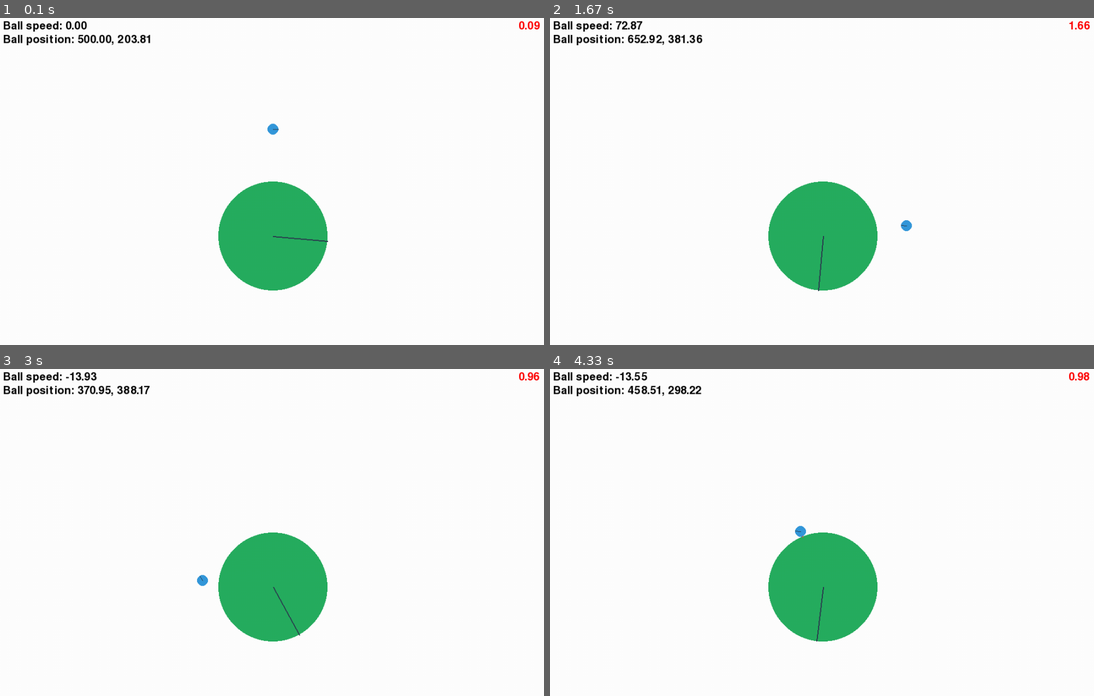
Above: before the commit, frames 1-4 (two rows, left to right).
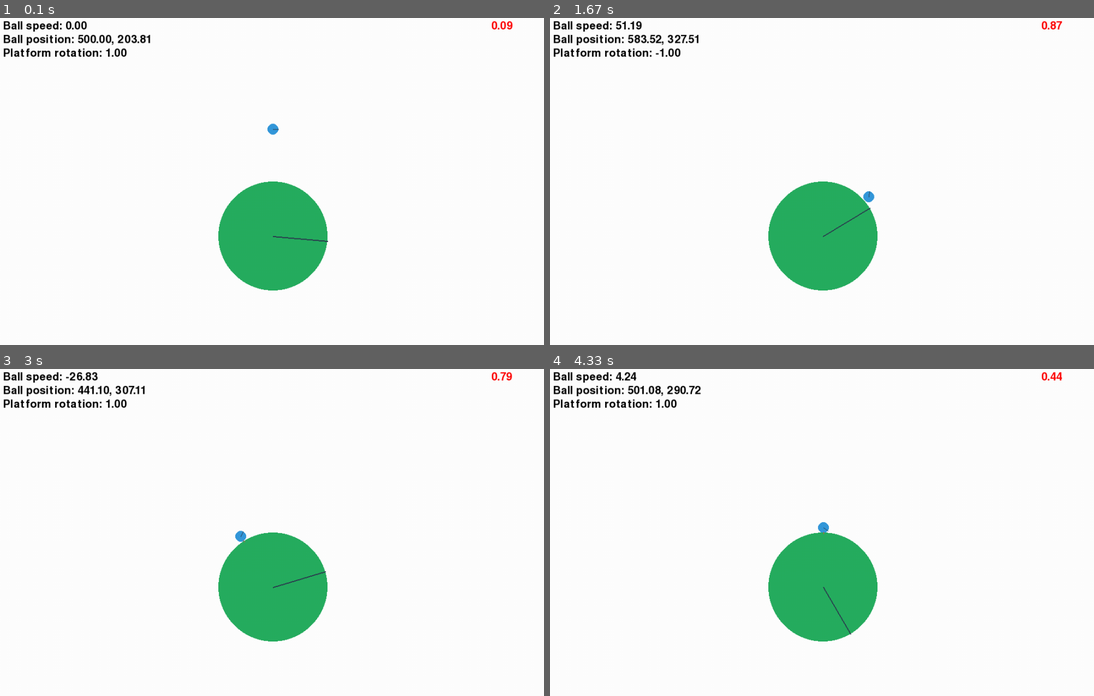
Above: after the commit, the same moments.

Repository: LWL220184016/Balancing_Ball_for_RL
Game: pygame game, started from run.py
The game is run twice, just before and just after one commit, with the same random seed, the same clock (stepped at 60 frames per second) and the same inputs.
Inputs:
- Up to frame 1 (0.1 s): no input
- Up to frame 2 (1.67 s): hold R 0.33-0.8 s; hold Right 0.33-0.8 s; hold Right 0.83-1.3 s; hold Right from 1.33 s (still down)
- Up to frame 3 (3 s): release Right at 1.8 s; hold Left 1.83-2.37 s; hold Left 2.4-2.8 s; hold Right from 2.83 s (still down)
- Up to frame 4 (4.33 s): release Right at 3.47 s; hold Left 3.5-3.97 s; hold Right from 4 s (still down)

The runs differ from the first frame. In frame 1, 0.4% of the frame differs, in the area x 0-100%, y 0-12%; in frame 2, 0.9%; in frame 3, 1.0%, in the area x 0-100%, y 0-82%; in frame 4, 0.9%.

Commit message:
1.1 improve format

Diff:
--- a/run.py
+++ b/run.py
@@ -1,53 +1,71 @@
 import pymunk
 import pygame
 import sys
+import random
+import time
 
 from shapes.circle import Circle
 from pymunk.pygame_util import DrawOptions
 
+# Constants
 WINDOW_X = 1000
 WINDOW_Y = 600
+FPS = 120
+BACKGROUND_COLOR = (255, 255, 255)  # white
 
-space = pymunk.Space() # 创建一个pymunk物理空间
-space.gravity = (0, 1000) # 添加重力
-space.damping = 0.9 # 空氣阻力, 物體每秒損失 1-space.damping 的速度
+# Initialize Pymunk physics
+space = pymunk.Space()  # 创建一个pymunk物理空间
+space.gravity = (0, 1000)  # 添加重力
+space.damping = 0.9  # 空氣阻力, 物體每秒損失 1-space.damping 的速度
 
-dynamic_body = pymunk.Body() # 動態身體, DYNAMIC 是預設的
+# Initialize bodies
+dynamic_body = pymunk.Body()  # 動態身體, DYNAMIC 是預設的
 kinematic_body = pymunk.Body(body_type=pymunk.Body.KINEMATIC)
 kinematic_body.position = (WINDOW_X / 2, 400)
 kinematic_body.angular_velocity = 1  # 设置角速度（弧度/秒）
+default_kinematic_position = kinematic_body.position
 
+# Create ball
 circle1 = Circle(
-    position = (WINDOW_X / 2, 200),
-    velocity = (0, 0),
-    body = dynamic_body,
-    shape_radio = 10,
-    shape_friction = 100,
+    position=(WINDOW_X / 2, 200),
+    velocity=(0, 0),
+    body=dynamic_body,
+    shape_radio=10,
+    shape_friction=100,
 )
 
-width, height, radio= 100, 100, 100
-# rotating_object = pymunk.Poly.create_box(kinematic_body, (width, height))
+# Create platform
+radio = 100
 rotating_object = pymunk.Circle(kinematic_body, radio)
 rotating_object.mass = 1  # 质量对 Kinematic 物体无意义，但需要避免除以零错误
 rotating_object.friction = 0.7
 
-space.add(dynamic_body, kinematic_body, circle1.shape, rotating_object) # 将身体和形状加入 pymunk 空间
+# Add all objects to space
+space.add(dynamic_body, kinematic_body, circle1.shape, rotating_object)
+
+def reset_game():
+    """Reset the game state to initial conditions with random rotation"""
+    circle1.reset()
+    kinematic_body.position = default_kinematic_position
+    rotate_speed = random.randrange(-1, 2, 2)
+    kinematic_body.angular_velocity = rotate_speed
+    return time.time()
 
 if __name__ == "__main__":
-    import random
-    import time
     from record import Recorder
 
+    # Initialize pygame and recorder
+    pygame.init()
     recorder = Recorder("game_history_record")
-    pygame.init()
     screen = pygame.display.set_mode((WINDOW_X, WINDOW_Y))
     draw_options = DrawOptions(screen)
-    background_color = (255, 255, 255) # white
-    fps = 120 # frame per second
     clock = pygame.time.Clock()
+    font = pygame.font.Font(None, 30)
 
     game_duration = time.time()
+
     while True:
+        # Handle events
         for event in pygame.event.get():
             if event.type == pygame.QUIT:
                 pygame.quit()
@@ -61,45 +79,38 @@
         if keys[pygame.K_RIGHT]:
             dynamic_body.angular_velocity += 1
         if keys[pygame.K_r]:
-            circle1.reset()
+            game_duration = reset_game()
 
-        # if keys[pygame.K_UP]:
-        #     character_pos[1] -= character_speed
-        # if keys[pygame.K_DOWN]:
-        #     character_pos[1] += character_speed
+        # Check if ball falls off screen
+        if dynamic_body.position[1] > WINDOW_Y:
+            game_total_duration = time.time() - game_duration
+            recorder.add_no_limit(game_total_duration)
+            game_duration = reset_game()
 
-        if dynamic_body.position[1] > 600:
-            game_total_duration = time.time() - game_duration
-            game_duration = time.time()
-            dynamic_body.angular_velocity = 0
-            circle1.reset()
-            recorder.add_no_limit(game_total_duration)
-
-            rotate_speed = random.randrange(-1, 2, 2)
-            kinematic_body.angular_velocity = rotate_speed
-
-
-        s = "FPS: {}".format(clock.get_fps())
-        pygame.display.set_caption(s)
-        screen.fill(background_color)
+        # Update display
+        pygame.display.set_caption(f"FPS: {clock.get_fps():.1f}")
+        screen.fill(BACKGROUND_COLOR)
         space.debug_draw(draw_options)
 
-        font = pygame.font.Font(None, 30)
-        text1 = f"""Ball speed: {format(dynamic_body.angular_velocity, ".2f")}
-Ball position: {format(dynamic_body.position[0], ".2f")}, {format(dynamic_body.position[1], ".2f")}
-"""
+        # Display information
+        text1 = f"""Ball speed: {dynamic_body.angular_velocity:.2f}
+Ball position: {dynamic_body.position[0]:.2f}, {dynamic_body.position[1]:.2f}
+Platform rotation: {kinematic_body.angular_velocity:.2f}"""
+
         y = 5
         for line in text1.splitlines():
-            text1 = font.render(line, True, pygame.Color("black"))
-            screen.blit(text1, (5, y))
+            rendered_text = font.render(line, True, pygame.Color("black"))
+            screen.blit(rendered_text, (5, y))
             y += 25
 
-        text2 = f"{format(time.time() - game_duration, '.2f')}"
-        y = 5
-        text2 = font.render(text2, True, pygame.Color("red"))
-        screen.blit(text2, (WINDOW_X - 50, y))
+        # Display timer
+        timer_text = f"{time.time() - game_duration:.2f}"
+        rendered_timer = font.render(timer_text, True, pygame.Color("red"))
+        screen.blit(rendered_timer, (WINDOW_X - 100, 5))
 
-        space.step(1 / fps)
+        # Update physics
+        space.step(1 / FPS)
 
+        # Refresh display
         pygame.display.flip()
-        clock.tick(fps)
+        clock.tick(FPS)
--- a/shapes/circle.py
+++ b/shapes/circle.py
@@ -1,39 +1,33 @@
 import pymunk
 from shapes.shape import Shape
+from typing import Tuple, Optional
 
 class Circle(Shape):
 
     def __init__(
                 self,
-                position: tuple = (300, 100),
-                velocity: tuple = (0, 0),
-                body = None,
-
-                shape_radio: int = 20,
-                shape_mass: int = 1,
-                shape_friction: int = 0.1,
+                position: Tuple[float, float] = (300, 100),
+                velocity: Tuple[float, float] = (0, 0),
+                body: Optional[pymunk.Body] = None,
+                shape_radio: float = 20,
+                shape_mass: float = 1,
+                shape_friction: float = 0.1,
             ):
         """
-        position: tuple = (300, 100) # 设置身体的位置
+        Initialize a circular physics object.
 
-        velocity: tuple = (0, 0) # 賦予物體向右的初速度
-
-        body:
-            pymunk.Body(shape_type)
-
-            shape_type:
-                pymunk.Body.STATIC, pymunk.Body.DYNAMIC, pymunk.Body.KINEMATIC
-
-        shape:
-            pymunk.Circle, pymunk.Segment
-
-        shape_mass: int = 1 # 设置 shape 的质量为1
-
-        shape_friction: int = 0.1 # 设置 shape 的摩擦係數为1
+        Args:
+            position: Initial position (x, y) of the circle
+            velocity: Initial velocity (vx, vy) of the circle
+            body: The pymunk Body to attach this circle to
+            shape_radio: Radius of the circle in pixels
+            shape_mass: Mass of the circle
+            shape_friction: Friction coefficient for the circle
         """
 
-        super().__init__(position, velocity, body, )
-        self.shape = pymunk.Circle(self.body, shape_radio) # 创建一个半径为20像素的圆形的形状，并绑定其“身体”
-        self.shape.mass = shape_mass # 设置 shape 的质量为1
-        self.shape.friction = shape_friction # 设置 shape 的摩擦係數为1
-        pass
+        super().__init__(position, velocity, body)
+        self.shape_radio = shape_radio
+        self.shape = pymunk.Circle(self.body, shape_radio)
+        self.shape.mass = shape_mass
+        self.shape.friction = shape_friction
+        self.shape.elasticity = 0.8  # Add some bounce to make the simulation more interesting
--- a/shapes/shape.py
+++ b/shapes/shape.py
@@ -1,27 +1,23 @@
 import pymunk
+from typing import Tuple, Optional
 
 class Shape:
 
     def __init__(
                 self,
-                position: tuple = (300, 100), # 设置身体的位置
-                velocity: tuple = (0, 0), # 賦予物體向 XY 的初速度
-                body = None,
-                shape = None,
+                position: Tuple[float, float] = (300, 100),
+                velocity: Tuple[float, float] = (0, 0),
+                body: Optional[pymunk.Body] = None,
+                shape: Optional[pymunk.Shape] = None,
             ):
         """
-        position: tuple = (300, 100) # 设置身体的位置
+        Initialize a physical shape with associated body.
 
-        velocity: tuple = (0, 0) # 賦予物體向右的初速度
-
-        body:
-            pymunk.Body(shape_type)
-
-            shape_type:
-                pymunk.Body.STATIC, pymunk.Body.DYNAMIC, pymunk.Body.KINEMATIC
-
-        shape:
-            pymunk.Circle, pymunk.Segment
+        Args:
+            position: Initial position (x, y) of the body
+            velocity: Initial velocity (vx, vy) of the body
+            body: The pymunk Body to attach to this shape
+            shape: The pymunk Shape for collision detection
         """
 
         self.body = body
@@ -29,9 +25,12 @@
         self.default_velocity = velocity
         self.body.position = position
         self.body.velocity = velocity
+        self.default_angular_velocity = 0
 
         self.shape = shape
 
     def reset(self):
+        """Reset the body to its default position, velocity and angular velocity."""
         self.body.position = self.default_position
         self.body.velocity = self.default_velocity
+        self.body.angular_velocity = self.default_angular_velocity
